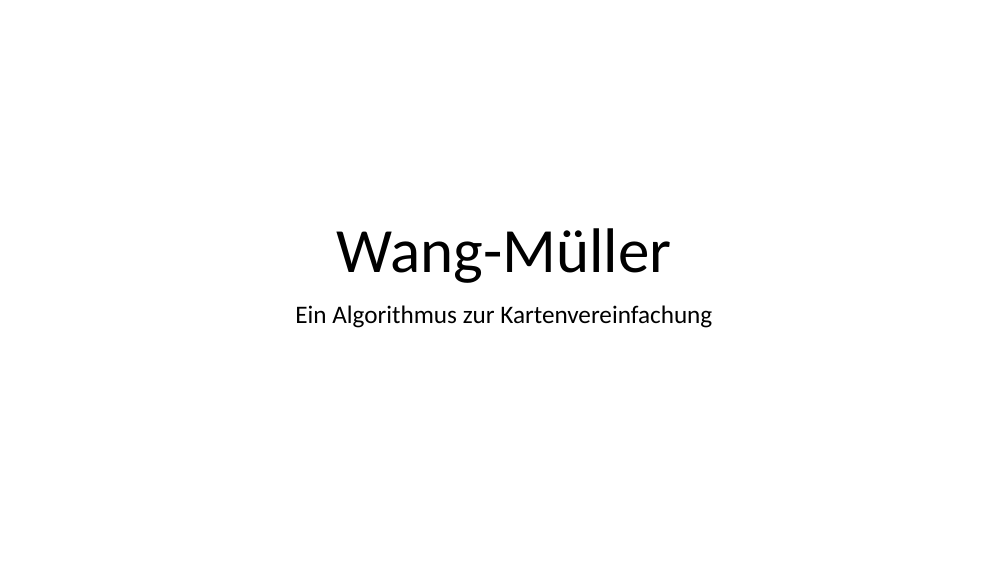
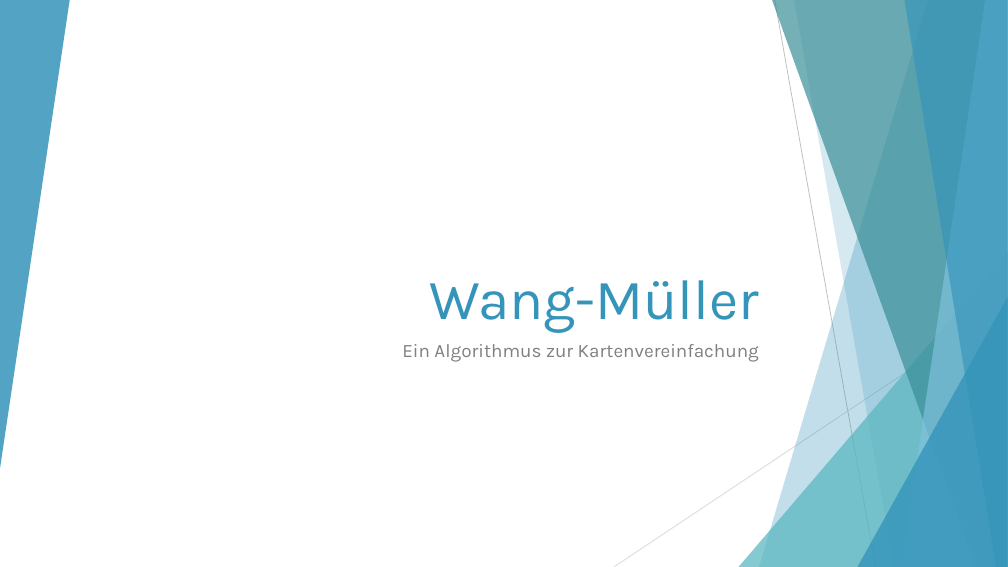
Before and after one commit to moritzhe/algokarto, a slide deck: slide 1 of Wang-Müller.pptx. Drawn at 1008x567 pixels with LibreOffice and Linux fonts; fonts in the diff are those of the drawing. Boxes give left, top, right and bottom in pixels: in the first picture for what was removed or moved away, otherwise in the second. Text is boxed around its words. In the diff, an @@ line names an element or a change of style, - is before the commit and + after.

Commit message:
Add design to presentation

```diff
--- a/Wang-Müller.pptx
+++ b/Wang-Müller.pptx
@@ group added at (0, 0, 1008, 567): 5 freeform shapes, 3 triangles, 2 lines @@
@@ title "Wang-Müller": place and size @@
-title "Wang-Müller" at (336, 228, 671, 283)
+title "Wang-Müller" at (429, 280, 759, 333)
@@ title "Wang-Müller" at (429, 280, 759, 333): size 60 to 54 pt, font Calibri to Karla, text colour #000000 to #3494BA; alignment centre to right; line spacing 0.9 to 1 @@
@@ subtitle "Ein Algorithmus zur Kartenvereinfachung": place and size @@
-subtitle "Ein Algorithmus zur Kartenvereinfachung" at (295, 305, 712, 328)
+subtitle "Ein Algorithmus zur Kartenvereinfachung" at (402, 344, 759, 362)
@@ subtitle "Ein Algorithmus zur Kartenvereinfachung" at (402, 344, 759, 362): size 24 to 18 pt, font Calibri to Karla, text colour #000000 to #808080; alignment centre to right; line spacing 0.9 to 1 @@
```
Also in this commit, not shown: 14 other slides changed, 1 slide added, 1 slide removed.
